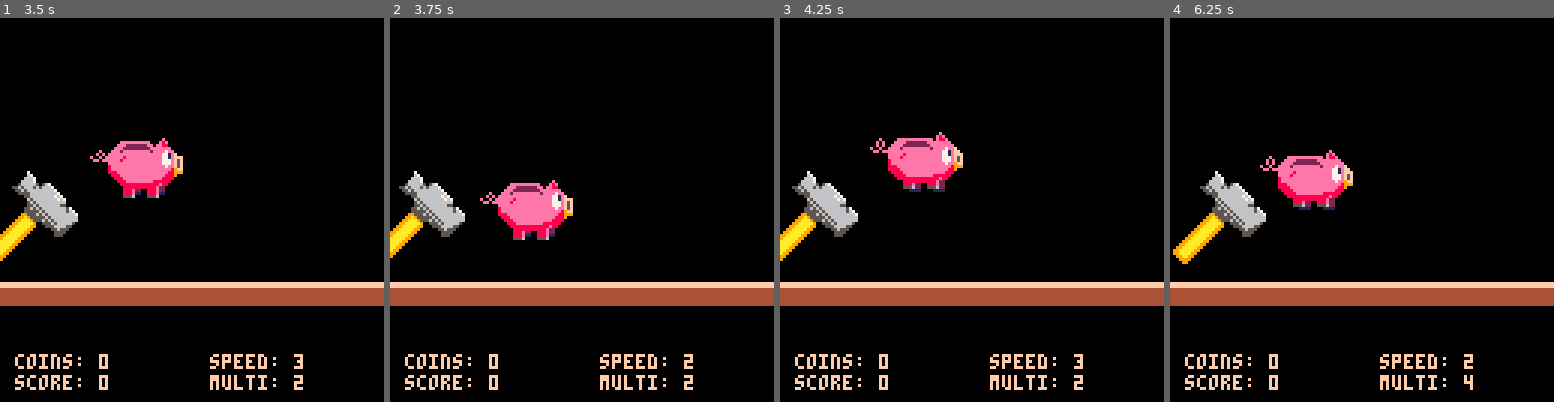
Above: before the commit, frames 1-4 (left to right).
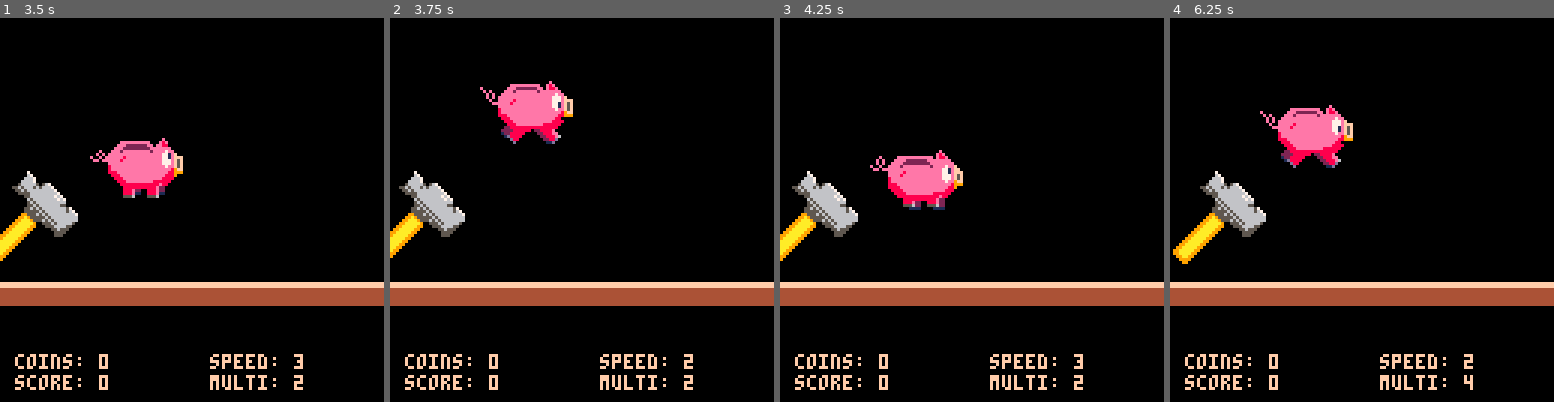
Above: after the commit, the same moments.

Repository: Houzvicka/ld44
Game: PICO-8 cartridge piggy.p8
The game is run twice, just before and just after one commit, with the same random seed, the same clock (stepped at 60 frames per second) and the same inputs.
Inputs:
- Up to frame 1 (3.5 s): tap O (Z key) at 0.33, 0.7, 1.43, 2.22, 3.1 s; tap X (X key) at 1.07, 2.07, 2.4, 2.73, 3.07, 3.4 s; hold Left 1.97-2.37 s; hold Down 2.42-2.82 s; hold Right from 2.87 s (still down)
- Up to frame 2 (3.75 s): release Right at 3.53 s; hold Up from 3.58 s (still down); tap X (X key) at 3.73 s
- Up to frame 3 (4.25 s): tap O (Z key) at 3.98 s; tap X (X key) at 4.07 s; release Up at 4.08 s; hold Right from 4.13 s (still down)
- Up to frame 4 (6.25 s): tap X (X key) every 0.33 s from 4.4 to 6.07 s; release Right at 4.53 s; hold Down 4.58-5.08 s; tap O (Z key) at 4.87, 5.75 s; hold Left 5.13-5.8 s; hold Up 5.85-6.18 s; hold Left from 6.23 s (still down)

Frame 1 is identical in both runs. In frame 2, 4.6% of the frame differs, in the area x 23-48%, y 16-58%; in frame 3, 2.7%; in frame 4, 4.3%.

Commit message:
Update piggy.p8

Diff:
--- a/piggy.p8
+++ b/piggy.p8
@@ -156,9 +156,12 @@
 //player
 
 fs={80,84} --happy pig
+jhs=148 --jump happy pig
 fhs={88,92} --damaged pig
+jds=152 --jump damaged pig
 fds=28 --dead pig
 can_animate = true
+released_key = true
 
 function make_player()
 	player = {}
@@ -177,11 +180,15 @@
 
 function animate_player(force)
 		if player.lives == 2 then
-		 if force or curr_speed > orig_speed/2 then
+			if player.jump_height > 0 then
+				player.sprite=jhs
+			   elseif force or curr_speed > orig_speed/2 then
 		  player.sprite=fs[fp]
 		 end
 		elseif player.lives == 1 then
-		 if force or curr_speed > orig_speed/2 then
+			if player.jump_height > 0 then
+				player.sprite=jds
+			   elseif force or curr_speed > orig_speed/2 then
 			 player.sprite=fhs[fp]
 			end
 		else player.sprite=fds
@@ -197,6 +204,7 @@
 	--ground colision
  if hit(player.x,player.y+player.dy,32,22) == 8 then
   player.on_ground=true
+  player.jump_height = 0
   player.dy=0
  else
   player.on_ground=false
@@ -205,11 +213,12 @@
 	jump_sound_played = false
 	--jump
  if (btn(2)) then
-  if not(jump_sound_played) then
-   sfx(02)
-   jump_sound_played = true
-   end
-  if player.jump_alowed and player.jump_height < 6 then
+	if player.jump_alowed and released_key and player.jump_height < 6 then
+		player.dy-=6
+		released_key = false
+		player.stuck = false
+		player.jump_height+=1
+	   elseif player.jump_alowed and player.jump_height > 0 and player.jump_height < 6 then
    player.dy-=6
    player.stuck = false;
    player.jump_height+=1
@@ -219,6 +228,12 @@
    player.jump_height = 0
    player.dy=0
   end
+  if not(jump_sound_played) then
+	sfx(02)
+	jump_sound_played = true
+   end
+  elseif player.jump_height == 0 then
+	  released_key = true
  else
 	player.jump_alowed = false
  end
